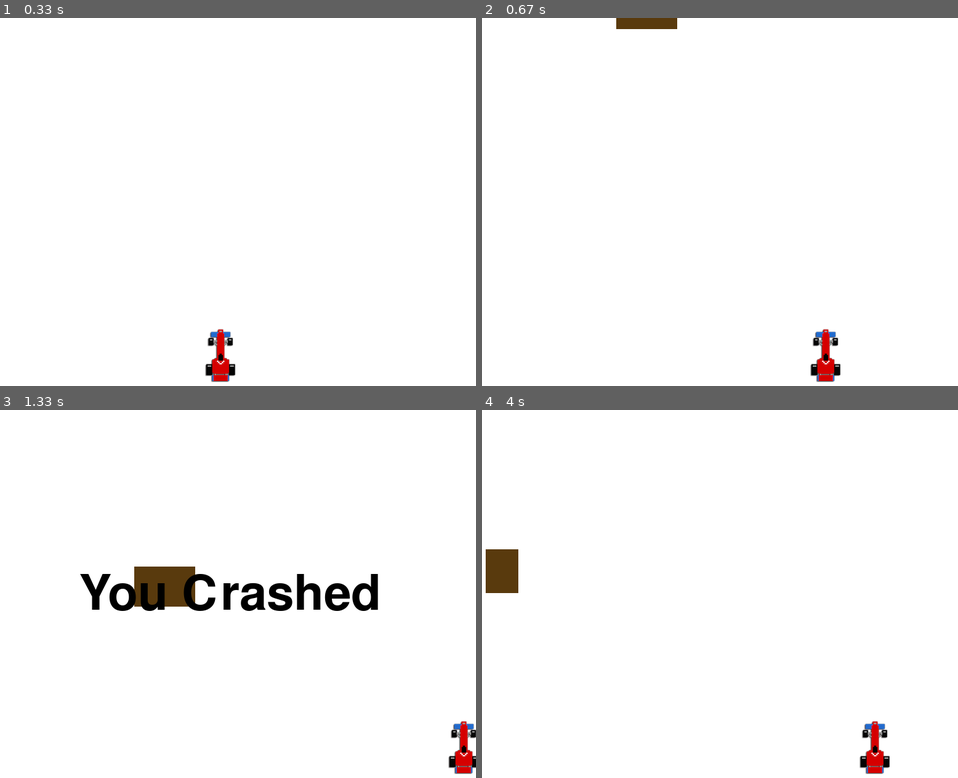
Above: before the commit, frames 1-4 (two rows, left to right).
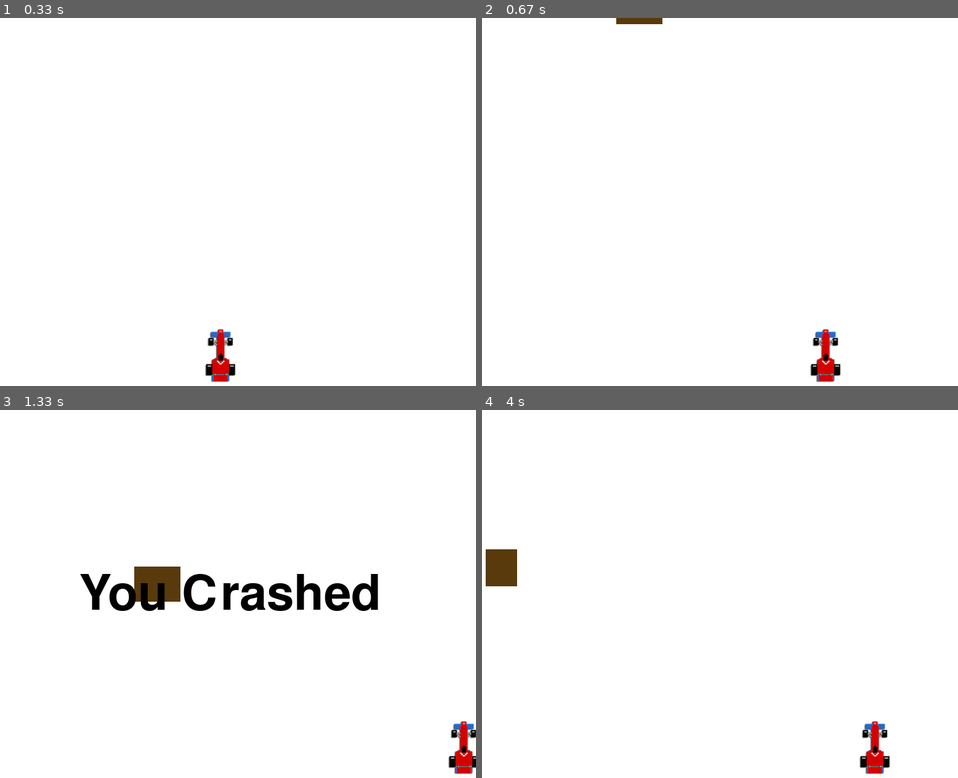
Above: after the commit, the same moments.

Repository: Anayatc/PyGame-Retro-Racer
Game: pygame game, started from Retro-Racer.py
Same seed, same stepped clock (60 frames per second), same inputs: the game is played once before the commit and once after it.
Inputs:
- Up to frame 1 (0.33 s): no input
- Up to frame 2 (0.67 s): hold Right from 0.33 s (still down)
- Up to frame 3 (1.33 s): release Right at 0.8 s; hold Right 0.83-1.3 s
- Up to frame 4 (4 s): hold Right 3.5-3.97 s

Frame 1 is identical in both runs. In frame 2, 0.2% of the frame differs, in the area x 28-42%, y 0-4%; in frame 3, 0.3%, in the area x 28-42%, y 42-54%; in frame 4, 0.2%.

Commit message:
changed obstacle sizes

Diff:
--- a/Retro-Racer.py
+++ b/Retro-Racer.py
@@ -55,8 +55,8 @@
     obstacle_start_x = random.randrange(0, display_width)
     obstacle_start_y = -600
     obstacle_speed = 7
-    obstacle_width = random.randint(50, 100)
-    obstacle_height = random.randint(50, 100)
+    obstacle_width = random.randint(50, 75)
+    obstacle_height = random.randint(50, 75)
 
     game_exit = False
 
@@ -91,7 +91,7 @@
             obstacle_start_x = random.randrange(0, display_width)
 
         pygame.display.update()
-        clock.tick(240)
+        clock.tick(120)
 
 game_loop()
 pygame.quit()
